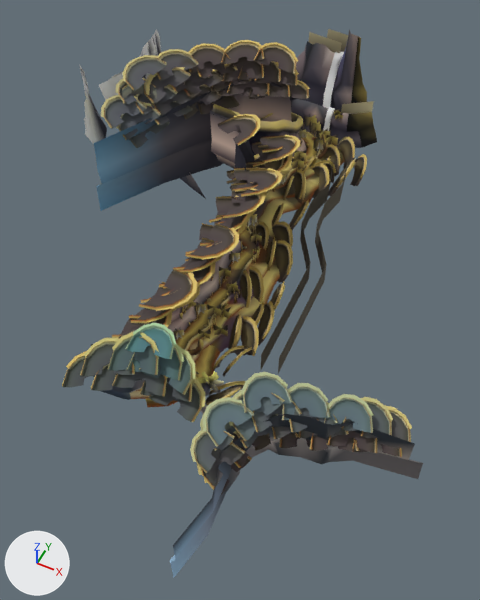
Renders of the glTF model Project/area/2 dino jungle/act 1/environment/model/01Chase.gltf from each side of a commit.
Rendered twice from a 50 mm camera at (247.0, -382.0, 558.0) aimed at (-6.0, 123.0, -74.0). Arrows for +X, +Y and +Z are at lower left; the lights stay in place. Vertices at the same position are counted once.

Names of what the first picture shows: 'stg020_a13_Mesh_0', 'stg020_falls_w_01_Mesh_0000', 'stg020_o01_Mesh_0', 'stg020_o01_Mesh_15', 'stg020_o01_Mesh_17', 'stg020_p01_Mesh_3', 'stg020_p13_Mesh_0', 'stg020_p13_Mesh_4'.
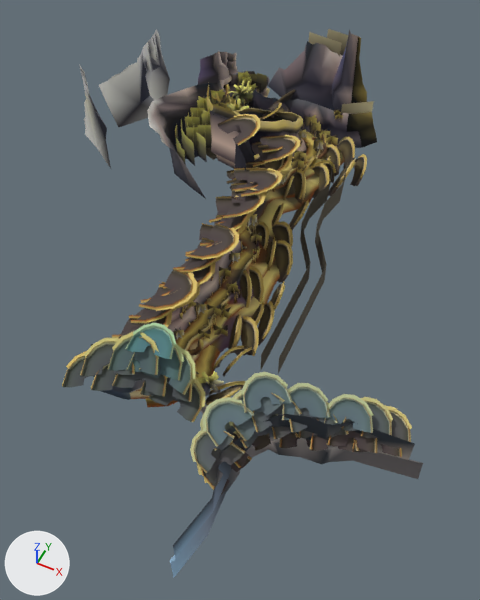
Where the change shows, as pixel boxes (x1, y1, x2, y2) in the pictures (480 x 600 px):
'stg020_o01_Mesh_0', reshaped (11% shorter)
    before: (62, 42, 411, 496)
    after: (62, 90, 411, 496)
'stg020_p01_Mesh_3', reshaped (11% shorter)
    before: (66, 40, 412, 483)
    after: (66, 90, 412, 483)
'stg020_falls_w_01_Mesh_0000', deleted
    before: (322, 52, 344, 140)
part 1 of me_stg020_o01_mesh_0, deleted
    before: (103, 42, 309, 148)
part 2 of me_stg020_p01_mesh_3, deleted (yellow)
    before: (101, 40, 310, 128)
part 3 of me_stg020_o01_mesh_15, deleted
    before: (94, 79, 291, 211)
'stg020_p13_Mesh_2', unchanged, uncovered by the edit
    before: (195, 371, 224, 396)
    after: (175, 71, 267, 396)

The change, as a list of edits to the scene's bpy script:
```text
Change me_stg020_o01_mesh_0:
    used by ob_stg020_o01_mesh_0; location = (0.0, 0.0, 0.0)
    remove me_stg020_o01_mesh_0.from_pydata(...)  # 6510 vertices, 9504 faces; spans x -266.0..249.0, y -178.0..500.0, z -76.0..108.0
    add me_stg020_o01_mesh_0.from_pydata(...)  # 5226 vertices, 7634 faces; spans x -120.0..249.0, y -178.0..500.0, z -76.0..107.0
    me_stg020_o01_mesh_0 part 1: 27 loose pieces with 1284 vertices, spanning x -266.0..-36.0, y 213.0..434.0, z 25.0..108.0, are deleted
Change me_stg020_p01_mesh_3:
    used by ob_stg020_p01_mesh_3; location = (0.0, 0.0, 0.0)
    remove me_stg020_p01_mesh_3.from_pydata(...)  # 1588 vertices, 1324 faces; spans x -270.0..245.0, y -174.0..495.0, z -52.0..108.0
    add me_stg020_p01_mesh_3.from_pydata(...)  # 1276 vertices, 1064 faces; spans x -111.0..245.0, y -174.0..495.0, z -52.0..107.0
    me_stg020_p01_mesh_3 part 2: 26 loose pieces with 312 vertices, spanning x -270.0..-43.0, y 223.0..438.0, z 30.0..108.0, are deleted
Change me_stg020_o01_mesh_15:
    where me_stg020_o01_mesh_15.from_pydata(...)  # 1104 vertices, 1613 faces; spans x -389.0..266.0, y -230.0..556.0, z -134.0..97.0
    used by ob_stg020_o01_mesh_15; location = (0.0, 0.0, 0.0)
    me_stg020_o01_mesh_15 part 3: the loose piece of 48 vertices spanning x -276.0..-59.0, y 177.0..419.0, z -90.0..67.0 is deleted
Remove ob_stg020_falls_w_01_mesh_0000:
    ob_stg020_falls_w_01_mesh_0000 = bpy.data.objects.new('stg020_falls_w_01_Mesh_0000', me_stg020_falls_w_01_mesh_0000)
    ob_stg020_falls_w_01_mesh_0000.location = (0.0, 0.0, 0.0)
```
